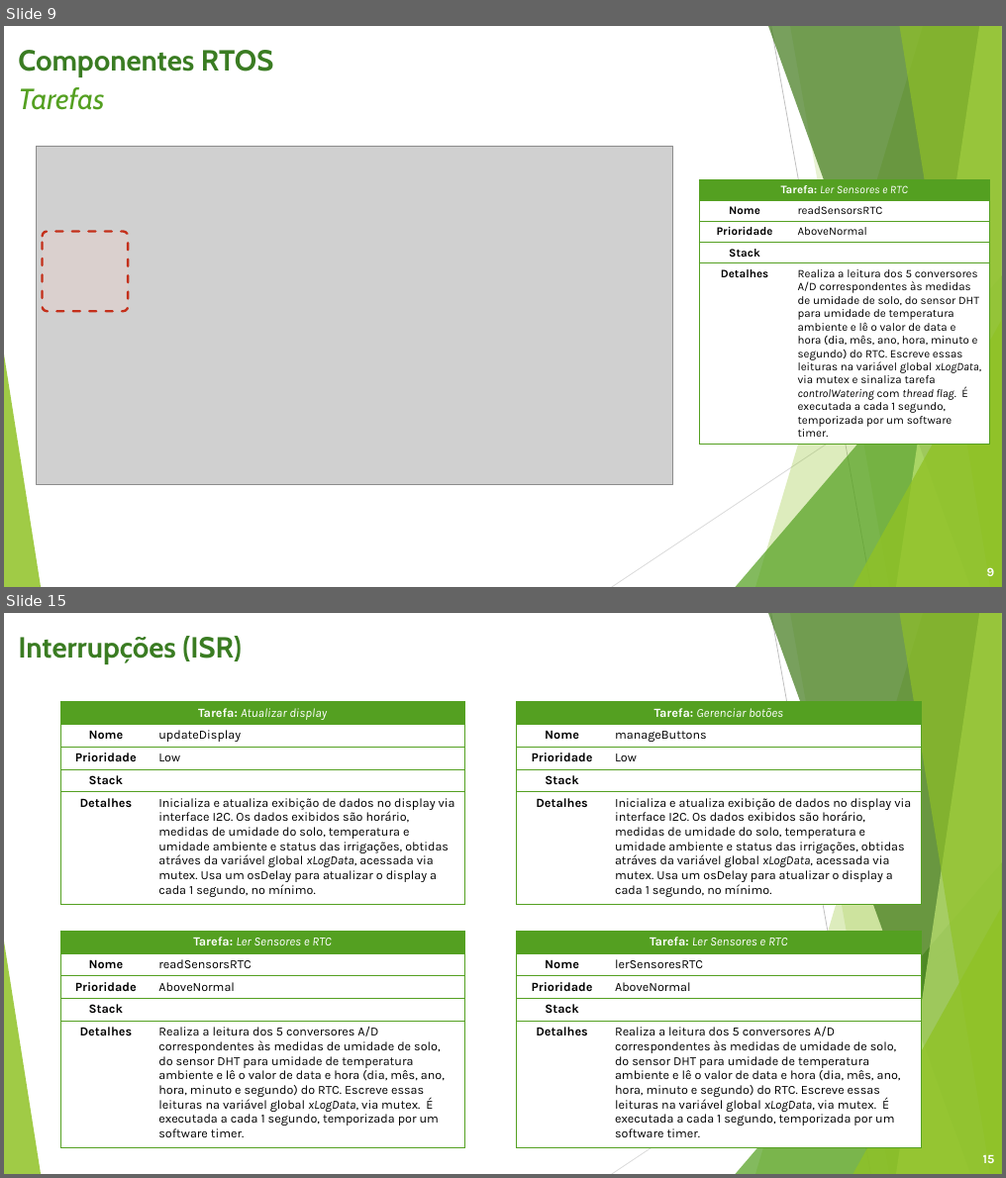
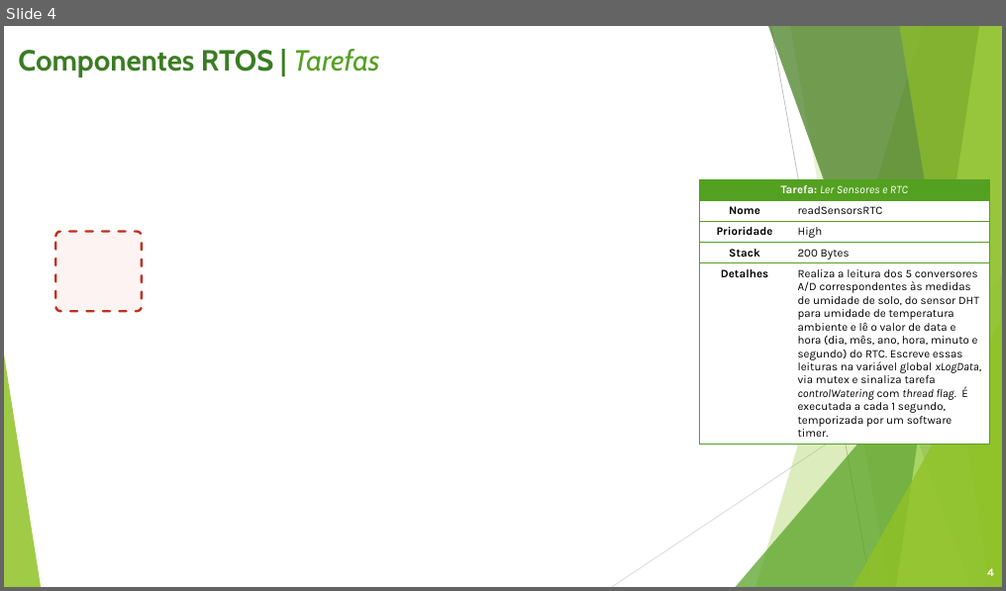
Before and after one commit to gabrielbrunheira/project-reggae, a slide deck: docs/IM420X - Projeto Reggae (Etapa 2).pptx. Shown one above the other, each under a label of ours: slides 9 and 15 before the commit, slide 4 after it; the slides between them are not shown. The pictures are 1006x1178 and 1006x591 pixels, drawn with LibreOffice and Linux fonts; fonts in the diff are those of the drawing; grey boxes stand for pictures; background and template pictures are left out. Boxes give left, top, right and bottom in pixels: in the first picture for what was removed or moved away, otherwise in the second. Text is boxed around its words. In the diff, an @@ line names an element or a change of style, - is before the commit and + after.

Commit message:
Finish first version of software specification

```diff
--- a/docs/IM420X - Projeto Reggae (Etapa 2).pptx
+++ b/docs/IM420X - Projeto Reggae (Etapa 2).pptx
@@ slide 15 removed at bbox=[4, 613, 1002, 1174], background #FFFFFF; not listed: 10 template elements that a slide beside it also shows @@
@@ text removed at bbox=[18, 636, 242, 664] @@
-Interrupções (ISR)
@@ table removed at bbox=[60, 702, 464, 904], 5 rows, 2 columns @@
-Tarefa: Atualizar display | 
-Nome | updateDisplay
-Prioridade | Low
-Stack | 
-Detalhes | Inicializa e atualiza exibição de dados no display via interface I2C. Os dados exibidos são horário, medidas de umidade do solo, temperatura e umidade ambiente e status das irrigações, obtidas atráves da variável global xLogData, acessada via mutex. Usa um osDelay para atualizar o display a cada 1 segundo, no mínimo.
@@ table removed at bbox=[517, 702, 921, 904], 5 rows, 2 columns @@
-Tarefa: Gerenciar botões | 
-Nome | manageButtons
-Prioridade | Low
-Stack | 
-Detalhes | Inicializa e atualiza exibição de dados no display via interface I2C. Os dados exibidos são horário, medidas de umidade do solo, temperatura e umidade ambiente e status das irrigações, obtidas atráves da variável global xLogData, acessada via mutex. Usa um osDelay para atualizar o display a cada 1 segundo, no mínimo.
@@ table removed at bbox=[60, 931, 464, 1142], 5 rows, 2 columns @@
-Tarefa: Ler Sensores e RTC | 
-Nome | readSensorsRTC
-Prioridade | AboveNormal
-Stack | 
-Detalhes | Realiza a leitura dos 5 conversores A/D correspondentes às medidas de umidade de solo, do sensor DHT para umidade de temperatura ambiente e lê o valor de data e hora (dia, mês, ano, hora, minuto e segundo) do RTC. Escreve essas leituras na variável global xLogData, via mutex. É executada a cada 1 segundo, temporizada por um software timer.
@@ table removed at bbox=[517, 931, 921, 1142], 5 rows, 2 columns @@
-Tarefa: Ler Sensores e RTC | 
-Nome | lerSensoresRTC
-Prioridade | AboveNormal
-Stack | 
-Detalhes | Realiza a leitura dos 5 conversores A/D correspondentes às medidas de umidade de solo, do sensor DHT para umidade de temperatura ambiente e lê o valor de data e hora (dia, mês, ano, hora, minuto e segundo) do RTC. Escreve essas leituras na variável global xLogData, via mutex. É executada a cada 1 segundo, temporizada por um software timer.
@@ page number removed at bbox=[983, 1156, 995, 1163] @@
-15
@@ what was slide 9 is now slide 4 @@
@@ slide 4 changed as well @@
@@ text at bbox=[18, 49, 379, 77]: text changed @@
-Componentes RTOS
-Tarefas
+Componentes RTOS | Tarefas
@@ picture removed at bbox=[36, 146, 672, 485] @@
@@ table at bbox=[699, 180, 990, 452] @@
-row 3, column 2: AboveNormal
+row 3, column 2: High
-row 4, column 2: 
+row 4, column 2: 200 Bytes
@@ rounded rectangle: place and size @@
-rounded rectangle at bbox=[43, 232, 129, 312]
+rounded rectangle at bbox=[55, 232, 142, 312]
@@ page number at bbox=[987, 569, 994, 576]: text changed; size 12 to 11 pt @@
-9
+4
```
Also in this commit, not shown: 4 other slides changed, 18 slides added, 13 other slides removed, 4 other files.
